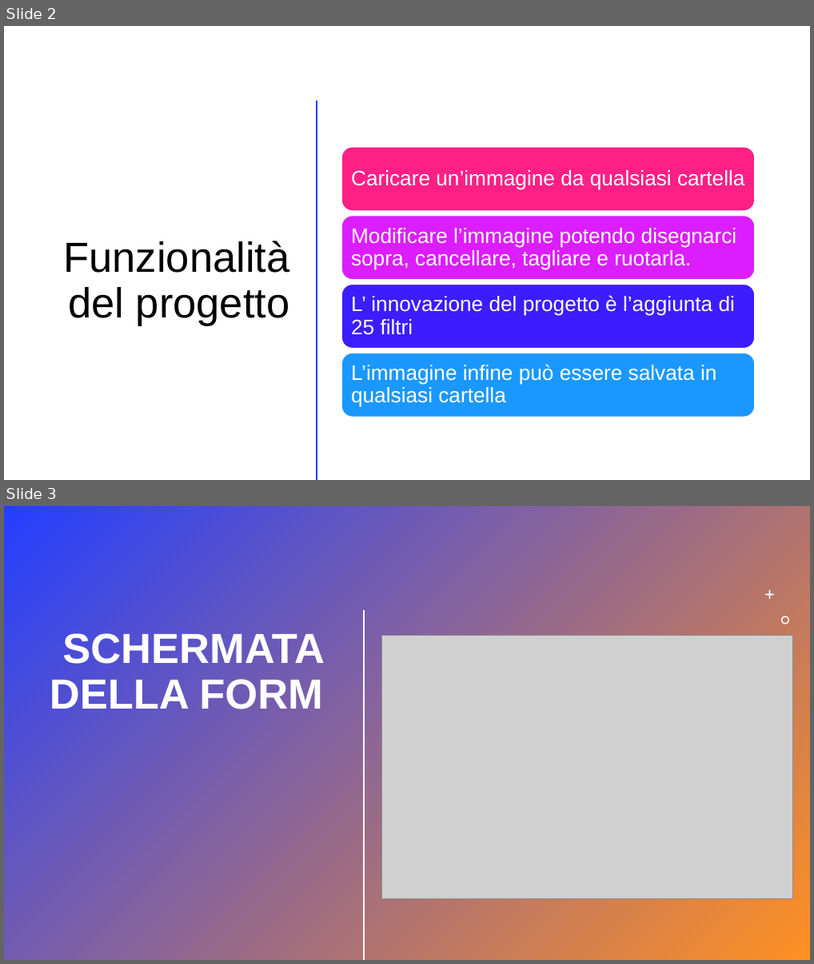
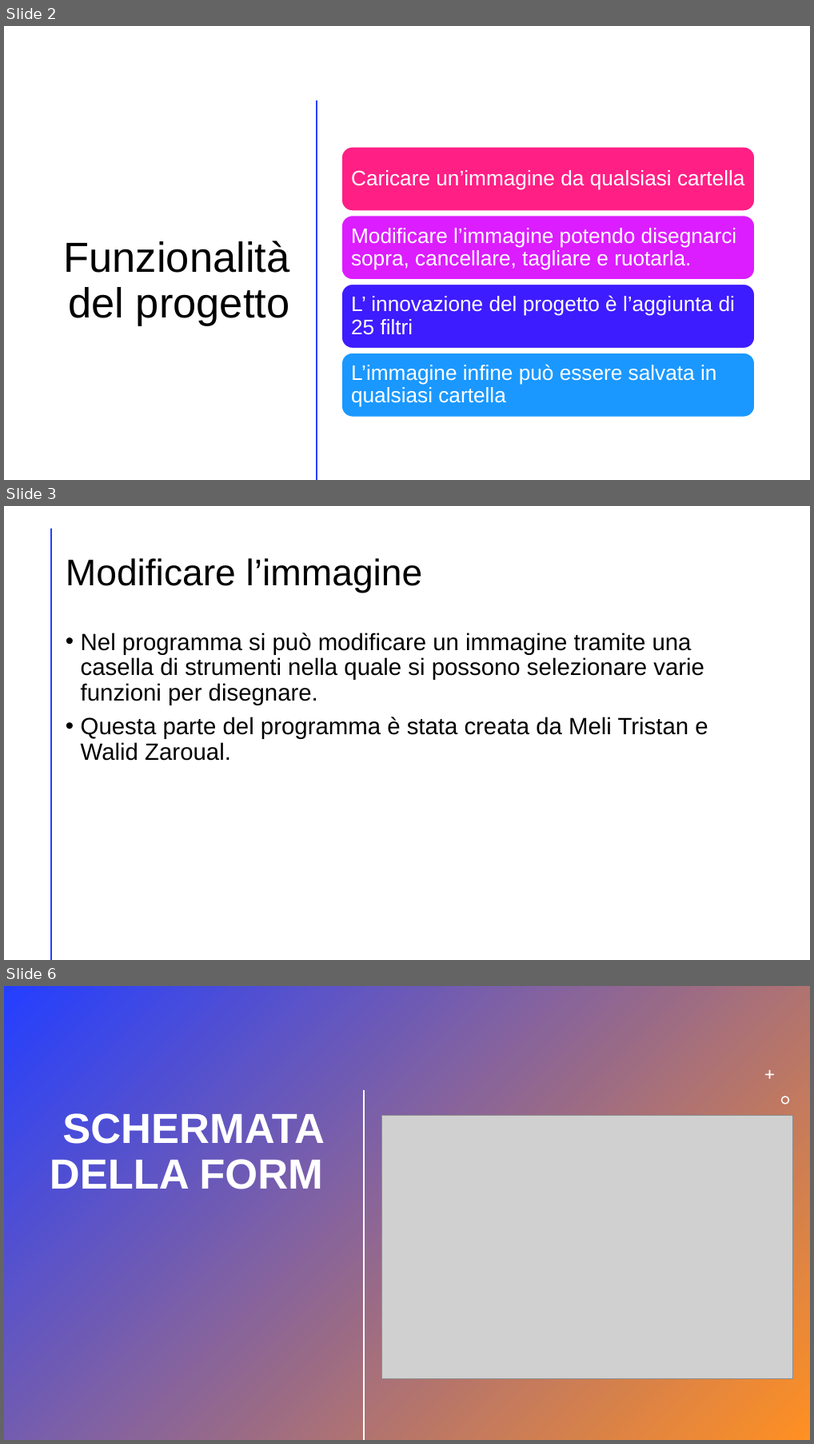
Before and after one commit to TristanMeli/Image-editor, a slide deck: Presentazione Progetto.pptx. Shown one above the other, each under a label of ours: slides 2 and 3 before the commit, slides 2, 3 and 6 after it; the slides between them are not shown. The pictures are 814x964 and 814x1444 pixels, drawn with LibreOffice and Linux fonts; fonts in the diff are those of the drawing; grey boxes stand for pictures. Boxes give left, top, right and bottom in pixels: in the first picture for what was removed or moved away, otherwise in the second. Text is boxed around its words. In the diff, an @@ line names an element or a change of style, - is before the commit and + after.

Commit message:
Presentazione

```diff
--- a/Presentazione Progetto.pptx
+++ b/Presentazione Progetto.pptx
@@ slide 3 added at (x1=4, y1=506, x2=810, y2=960), background #FFFFFF; not listed: 1 template element that a slide beside it also shows @@
@@ title added at (x1=66, y1=558, x2=423, y2=593), 44 pt, text #000000 @@
+Modificare l’immagine
@@ text added at (x1=81, y1=632, x2=708, y2=760), 28 pt, text #000000 @@
+• Nel programma si può modificare un immagine tramite una casella di strumenti nella quale si possono selezionare varie funzioni per disegnare.
+• Questa parte del programma è stata creata da Meli Tristan e Walid Zaroual.
@@ what was slide 3 is now slide 6 @@
```
Also in this commit, not shown: 2 other slides added.
